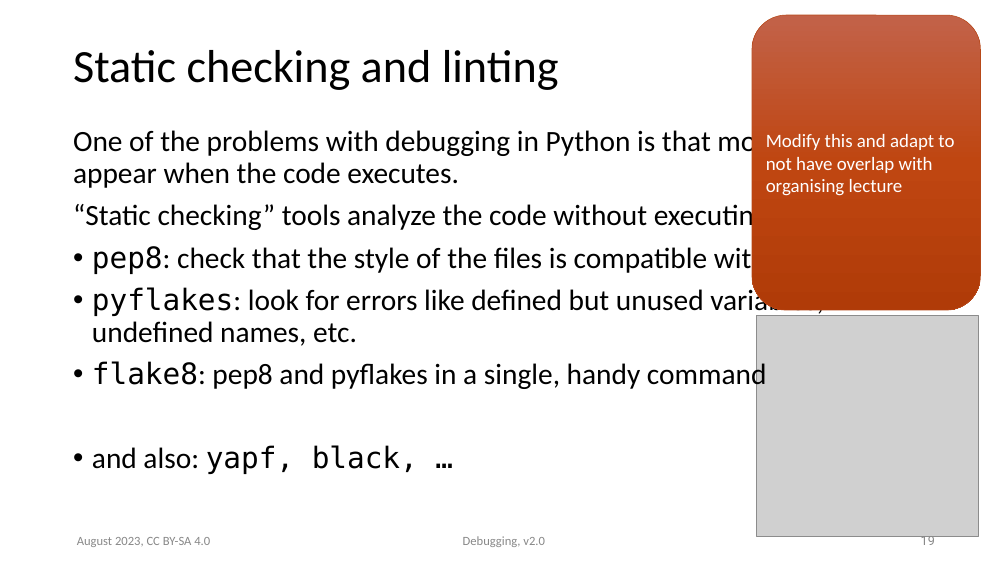
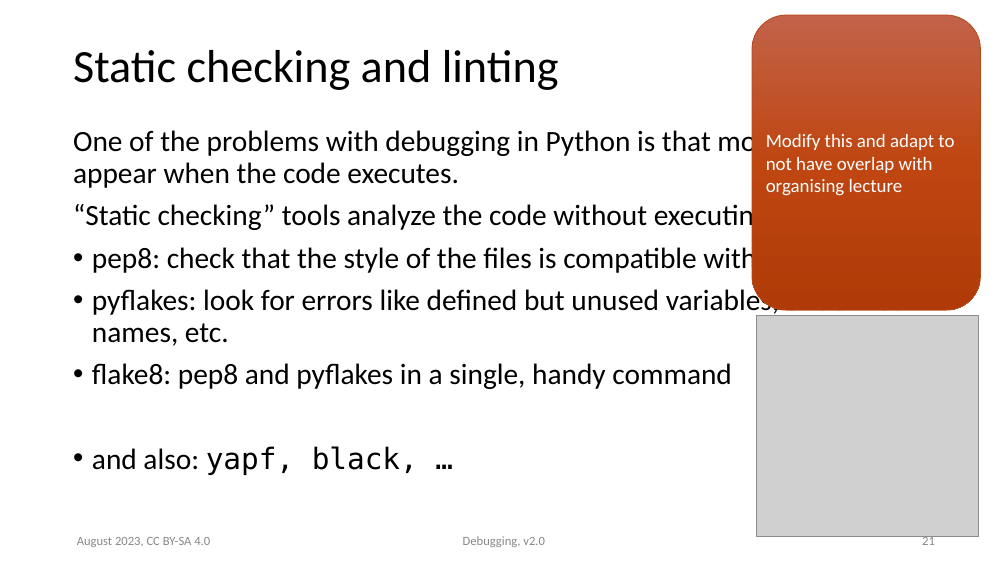
Before and after one commit to ASPP/testing_debugging_profiling, a slide deck: slide 21 of debugging.pptx (slide 19 before the commit). Drawn at 1008x567 pixels with LibreOffice and Linux fonts; fonts in the diff are those of the drawing; grey boxes stand for pictures. Boxes give left, top, right and bottom in pixels: in the first picture for what was removed or moved away, otherwise in the second. Text is boxed around its words. In the diff, an @@ line names an element or a change of style, - is before the commit and + after.

Commit message:
Small changes to debug presi for Prague

```diff
--- a/debugging.pptx
+++ b/debugging.pptx
@@ rounded rectangle "Modify this and adapt to ..." at bbox=[752, 15, 981, 310]: outline #B74919 0.5 pt to #B74919 0.75 pt @@
@@ text at bbox=[73, 127, 908, 475]: font DejaVu Sans Mono to Calibri in "pep8:", "pyflakes:", "flake8:"; less space between paragraphs @@
@@ page number at bbox=[922, 535, 935, 545]: text changed; font Roboto to Calibri @@
-19
+21
```
Also in this commit, not shown: 19 other slides changed, 2 slides added, 1 other file.
